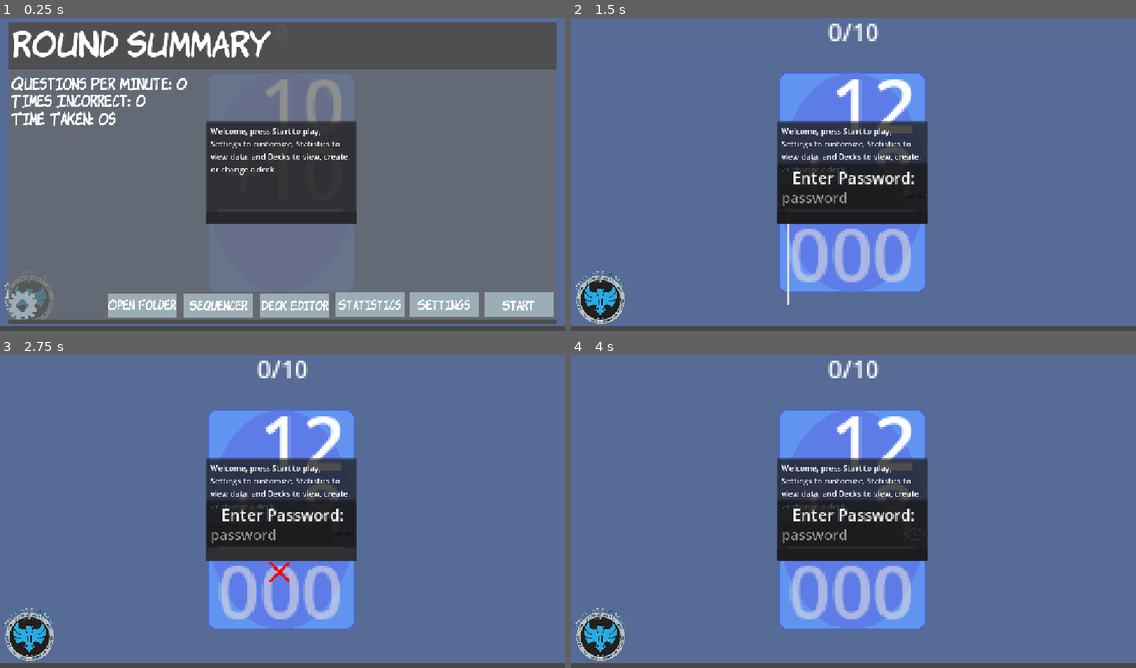
Above: before the commit, frames 1-4 (two rows, left to right).
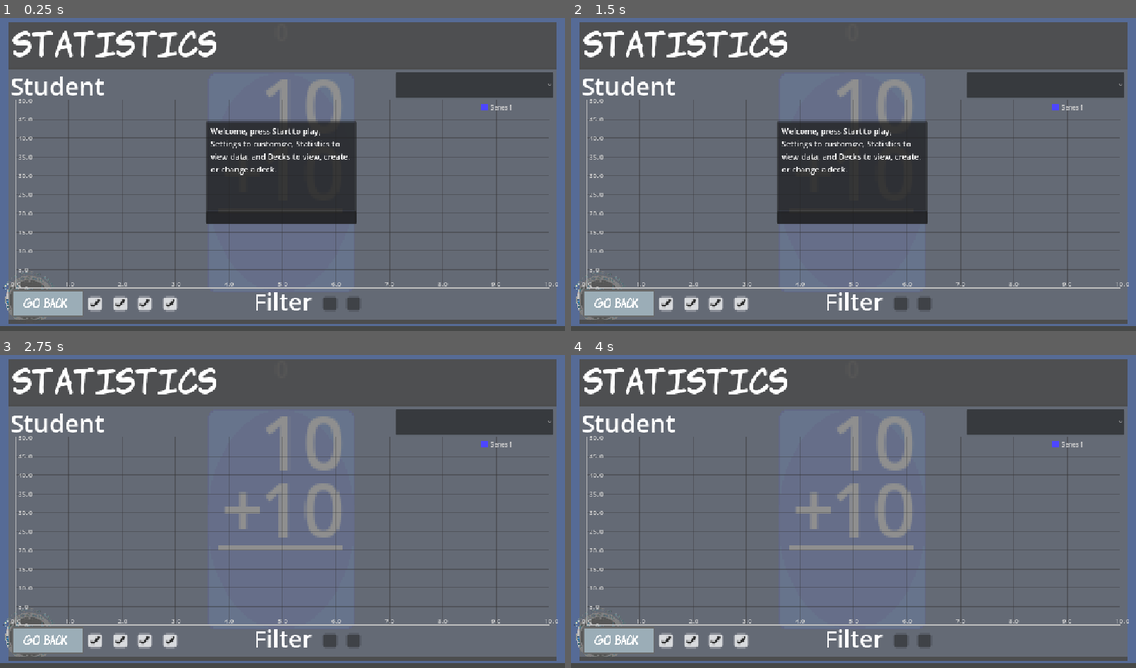
Above: after the commit, the same moments.

Repository: 255-Ping/Flashcards
Game: Godot game, scene res://Scenes/flash_card_main.tscn
Same seed, same stepped clock (60 frames per second), same inputs: the game is played once before the commit and once after it.
Inputs (mouse positions are in pixels of both pictures, inside the frame that each line leads up to):
- Up to frame 1 (0.25 s): no input
- Up to frame 2 (1.5 s): click (938, 305) at 0.5 s, where only the run before the commit has a clickable "Statistics"; click (1090, 305) at 1.25 s, where only the run before the commit has a clickable "Start"
- Up to frame 3 (2.75 s): click (282, 555) at 2.02 s
- Up to frame 4 (4 s): click (1045, 423) at 2.75 s, where only the run after the commit has a clickable "Student"; click (915, 533) at 3.52 s

The runs differ from the first frame. In frame 1, 16% of the frame differs, in the area x 1-99%, y 4-97%; in frame 2, 86%; in frame 3, 93%, in the area x 1-99%, y 1-98%; in frame 4, 93%.

Commit message:
Version checking update, general improvements for visuals and performance

Diff:
--- a/Scenes/flash_card_main.tscn
+++ b/Scenes/flash_card_main.tscn
@@ -24,6 +24,7 @@
 [ext_resource type="Texture2D" uid="uid://fadacekxq7ej" path="res://Textures/Buttons/GeneralButtons/button_long_pressed.png" id="19_3fo7u"]
 [ext_resource type="Texture2D" uid="uid://cv3vu6fmddwph" path="res://Textures/Buttons/GeneralButtons/button_long_hover.png" id="20_iuxwd"]
 [ext_resource type="FontFile" uid="uid://dbjakyhm1jh0t" path="res://Fonts/LowresPixel-Regular.otf" id="23_yalr5"]
+[ext_resource type="Script" uid="uid://yuxtxjh5dokd" path="res://Scripts/DataManagement/update_checker.gd" id="25_ej36w"]
 
 [node name="FlashCardControl" type="Control" unique_id=1564455396]
 layout_mode = 3
@@ -199,6 +200,7 @@
 vertical_alignment = 1
 
 [node name="RestartRound" type="Control" parent="." unique_id=48793722]
+visible = false
 z_index = 1000
 anchors_preset = 0
 offset_right = 40.0
@@ -697,7 +699,6 @@
 text = "Seq"
 
 [node name="Statistics" type="Control" parent="." unique_id=1246285845]
-visible = false
 anchors_preset = 0
 offset_right = 40.0
 offset_bottom = 40.0
@@ -778,22 +779,6 @@
 theme_override_font_sizes/font_size = 48
 text = "Filter"
 
-[node name="Filter" type="OptionButton" parent="Statistics" unique_id=1271715089]
-visible = false
-layout_mode = 0
-offset_left = 982.0
-offset_top = 570.0
-offset_right = 1196.0
-offset_bottom = 645.0
-scale = Vector2(0.7, 0.7)
-theme_override_font_sizes/font_size = 48
-selected = 0
-item_count = 2
-popup/item_0/text = "QPM"
-popup/item_0/id = 0
-popup/item_1/text = "Failures"
-popup/item_1/id = 1
-
 [node name="ShowPointLabels" type="CheckBox" parent="Statistics" unique_id=988505335]
 layout_mode = 0
 offset_left = 170.0
@@ -1153,6 +1138,9 @@
 anchors_preset = 0
 offset_right = 40.0
 offset_bottom = 40.0
+
+[node name="UpdateChecker" type="HTTPRequest" parent="." unique_id=2102006098]
+script = ExtResource("25_ej36w")
 
 [connection signal="text_changed" from="AnswerBox" to="." method="_on_answer_box_text_changed"]
 [connection signal="pressed" from="RestartRound/StartButton" to="." method="_on_start_button_pressed"]
@@ -1179,7 +1167,6 @@
 [connection signal="pressed" from="Settings/SeqMenuFromSettingsButton" to="." method="_on_seq_menu_from_settings_button_pressed"]
 [connection signal="item_selected" from="Statistics/StudentStatistics" to="." method="_on_student_statistics_item_selected"]
 [connection signal="pressed" from="Statistics/GoBackButton" to="." method="_on_go_back_button_pressed"]
-[connection signal="item_selected" from="Statistics/Filter" to="." method="_on_filter_item_selected"]
 [connection signal="toggled" from="Statistics/ShowPointLabels" to="." method="_on_show_point_labels_toggled"]
 [connection signal="toggled" from="Statistics/ShowAxesLabels" to="." method="_on_show_axes_labels_toggled"]
 [connection signal="toggled" from="Statistics/ShowGrid" to="." method="_on_show_grid_toggled"]
--- /dev/null
+++ b/Scripts/DataManagement/update_checker.gd
@@ -0,0 +1,23 @@
+extends HTTPRequest
+
+var current_version: String
+const REPO := "255-Ping/Flashcards"
+
+var main
+
+func _ready() -> void:
+	main = get_tree().current_scene
+	current_version = main.version
+	check_for_update()
+
+func check_for_update() -> void:
+	request_completed.connect(_on_request_completed)
+	request("https://api.github.com/repos/%s/releases/latest" % REPO)
+
+func _on_request_completed(_result, _code, _headers, body: PackedByteArray) -> void:
+	var json: Variant = JSON.parse_string(body.get_string_from_utf8())
+	if json == null:
+		return
+	var latest: String = json["tag_name"].trim_prefix("v")
+	if latest != current_version:
+		print("Update available: ", latest)
--- a/Scripts/command_panel.gd
+++ b/Scripts/command_panel.gd
@@ -39,6 +39,7 @@
 	"window_mode":"String",
 
 	"system_perfs":"",
+	"ver":"",
 
 	"open_blank_window":""
 }
@@ -195,6 +196,10 @@
 			main.perfs_panel.visible = !main.perfs_panel.visible
 			PanelLogger.log("Command: System perfs toggled")
 
+	#ver COMMAND
+		elif split_command[0] == "ver":
+			PanelLogger.log("Version: " + main.version)
+
 	#close COMMAND
 		elif split_command[0] == "close":
 			main.close_program(true)
--- a/Scripts/flash_cards.gd
+++ b/Scripts/flash_cards.gd
@@ -4,13 +4,15 @@
 
 class_name Main
 extends Control
+
+#Version Variable
+var version: String = "Beta_0.2.1"
 
 #Class Variables
 var rng = RandomNumberGenerator.new()
 var round_manager: RoundManager
 var save = SaveManager.new()
 var deck = DeckManager.new()
-#var excel = ExcelAPI.new()
 var sequence = SequenceManager.new()
 
 #Var "Persistent" Data
@@ -131,7 +133,9 @@
 @onready var window_node = preload("res://Scenes/WindowManager/window.tscn")
 
 #They are used... just not in this script
+@warning_ignore("unused_signal")
 signal wait_for_signal_round_end
+@warning_ignore("unused_signal")
 signal close_popups
 
 #------------------------------
@@ -1119,5 +1123,5 @@
 
 func open_window():
 	var instance = window_node.instantiate()
-	instance.global_position = Vector2(1280/2,720/2)
+	instance.global_position = Vector2(1280.0/2,720.0/2)
 	windows.add_child(instance)
--- a/project.godot
+++ b/project.godot
@@ -16,6 +16,7 @@
 
 config/name="FlashCards"
 config/description="A focused, configurable flashcard application designed for efficient practice and assessment. It su …(247 unchanged characters)…
+config/version="Beta_0.2.1"
 run/main_scene="uid://4v16l0ldovhh"
 config/use_custom_user_dir=true
 config/custom_user_dir_name="darcard"
@@ -23,7 +24,7 @@
 run/low_processor_mode=true
 boot_splash/bg_color=Color(0.546928, 0.669833, 1, 1)
 boot_splash/use_filter=false
-boot_splash/image="uid://dd3nith2r5i0n"
+boot_splash/image="uid://bf5g00s7jx617"
 config/icon="uid://cax33j0lr50c3"
 
 [autoload]
